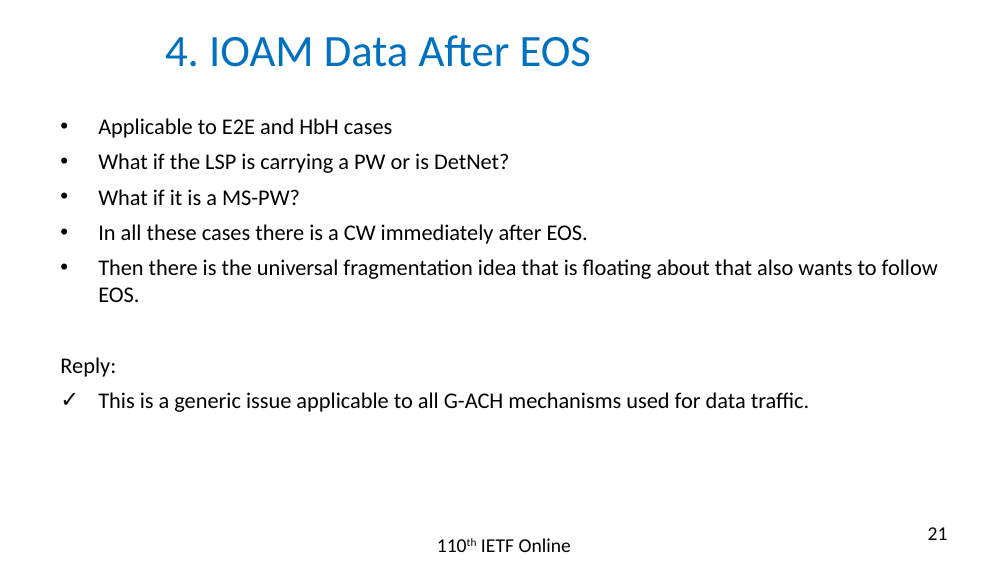
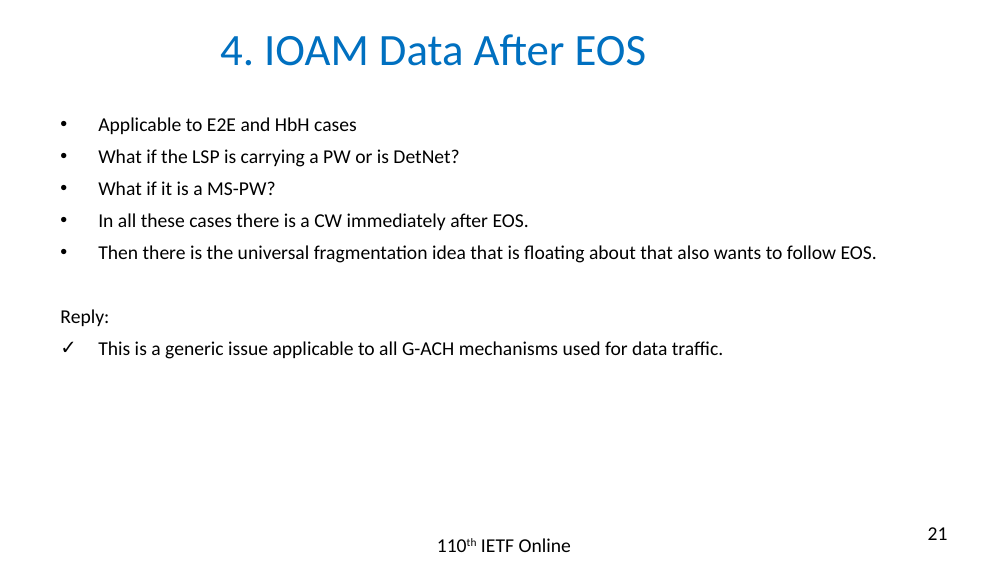
Before and after one commit to rakgandhi/ietf-slides, a slide deck: slide 21 of draft-gandhi-mpls-ioam-sr-05.pptx. Drawn at 1008x567 pixels with LibreOffice and Linux fonts; fonts in the diff are those of the drawing. Boxes give left, top, right and bottom in pixels: in the first picture for what was removed or moved away, otherwise in the second. Text is boxed around its words. In the diff, an @@ line names an element or a change of style, - is before the commit and + after.

```diff
--- a/draft-gandhi-mpls-ioam-sr-05.pptx
+++ b/draft-gandhi-mpls-ioam-sr-05.pptx
@@ title "4. IOAM Data After EOS": place and size @@
-title "4. IOAM Data After EOS" at [165,35,591,67]
+title "4. IOAM Data After EOS" at [220,34,646,66]
@@ text "Applicable to E2E and HbH ..." at [60,117,877,359]: size 16 to 14 pt @@
```
Also in this commit, not shown: 4 other slides changed, 1 other file.
